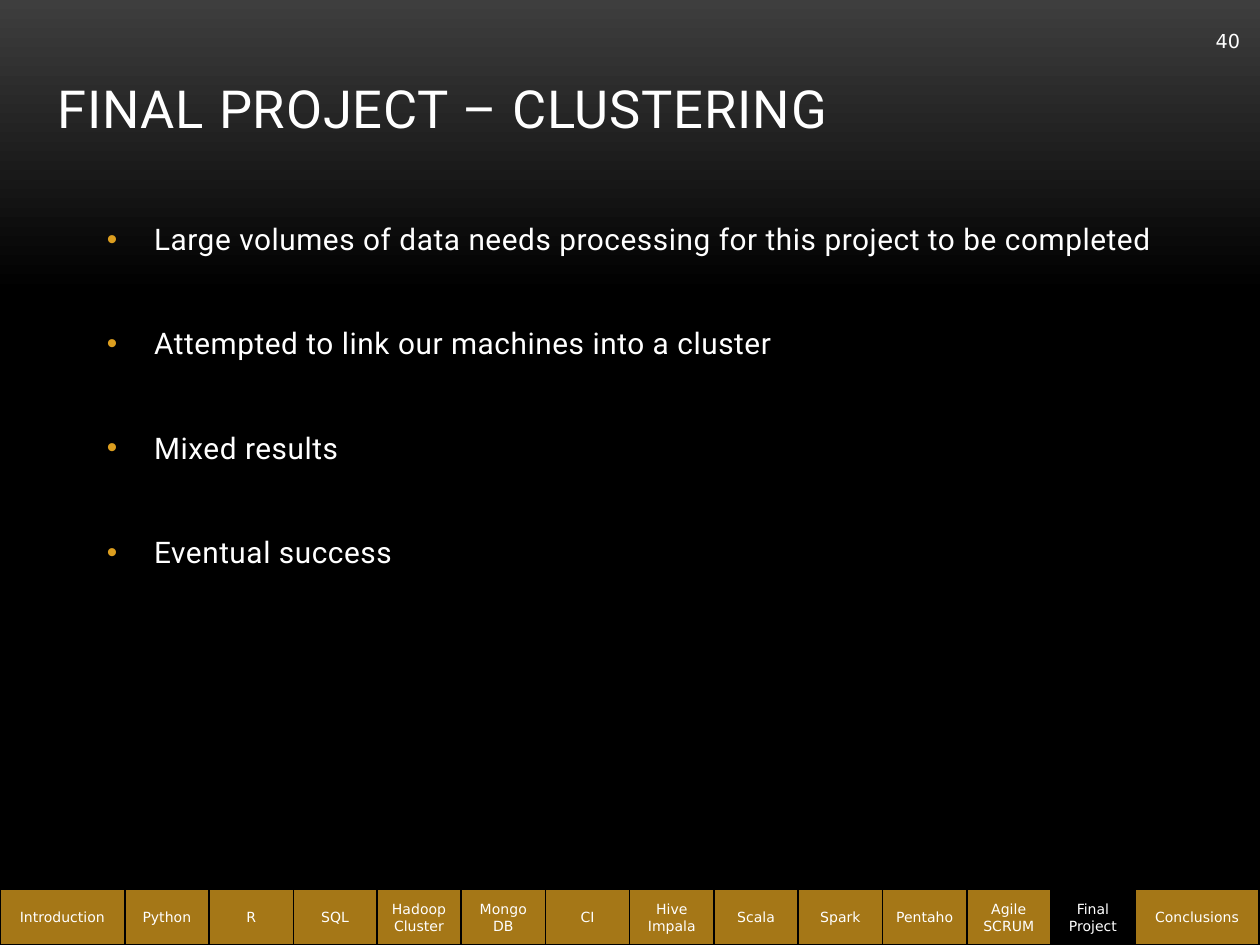
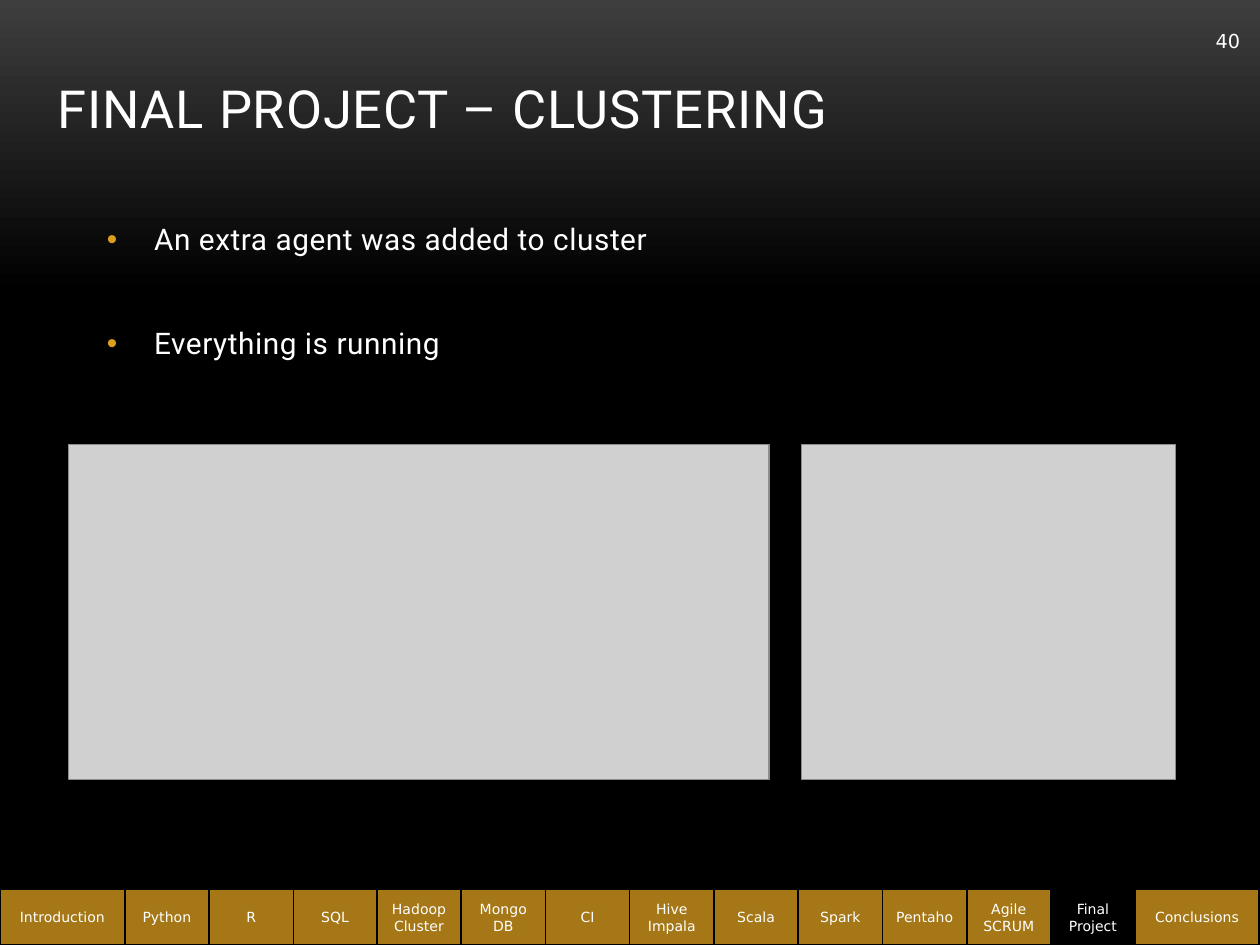
Before and after one commit to abe1ge/teletubbiesQAC, a slide deck: slide 40 of FinalPresentation.pptx. Drawn at 1260x945 pixels with LibreOffice and Linux fonts; fonts in the diff are those of the drawing; grey boxes stand for pictures; background and template pictures are left out. Boxes give left, top, right and bottom in pixels: in the first picture for what was removed or moved away, otherwise in the second. Text is boxed around its words. In the diff, an @@ line names an element or a change of style, - is before the commit and + after.

```diff
--- a/FinalPresentation.pptx
+++ b/FinalPresentation.pptx
@@ text at [154, 227, 646, 361]: text changed @@
-• Large volumes of data needs processing for this project to be completed
-• Attempted to link our machines into a cluster
-• Mixed results
-• Eventual success
+• An extra agent was added to cluster
+• Everything is running
@@ picture added at [69, 445, 770, 780] @@
@@ picture added at [801, 445, 1176, 780] @@
```
Also in this commit, not shown: 10 other slides changed, 4 slides added.
